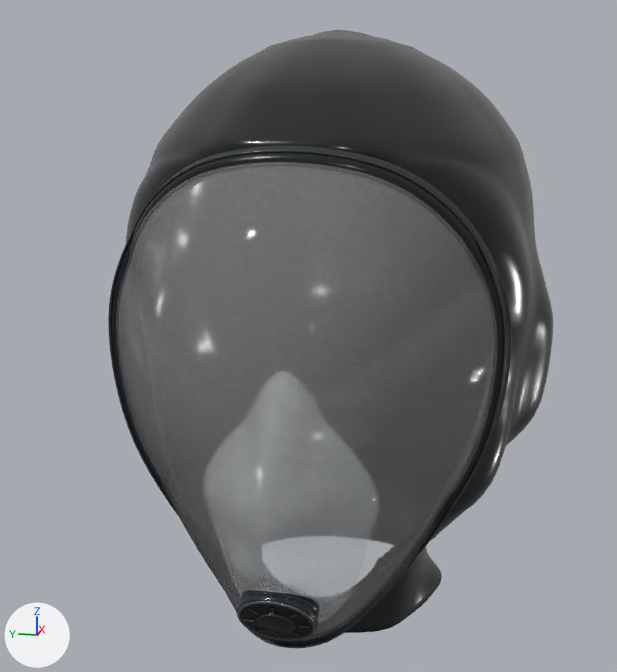
What one commit did to the FBX model assets/SK_CodexScubaMask.fbx.
The view is the same before and after, from a 50 mm lens placed at (-0.327, -0.054, 0.149), pointed at (-0.024, 0.006, 0.073). The lights are fixed; the arrows at lower left show +X, +Y and +Z. The picture after the commit comes second. Where no turn or scale is listed for an object, it has been applied to the vertices.

The older version as bpy lines, for what is in view:
```python
me_sk_codexscubamask_under_chin_cup_001 = bpy.data.meshes.new('SK_CodexScubaMask_under_chin_cup.001')
me_sk_codexscubamask_under_chin_cup_001.from_pydata(...)  # 49049 vertices, 97798 faces; spans x -0.122..0.076, y -0.083..0.083, z -0.042..0.183
me_sk_codexscubamask_under_chin_cup_001.materials.append(mat_m_scuba_silicone)  # black #24282a
me_sk_codexscubamask_under_chin_cup_001.materials.append(mat_m_scuba_polymer)  # black #1f2428
me_sk_codexscubamask_under_chin_cup_001.materials.append(mat_m_scuba_teal)  # black #181d21
me_sk_codexscubamask_under_chin_cup_001.materials.append(mat_m_scuba_tealaccent)  # dark grey #35383a
me_sk_codexscubamask_under_chin_cup_001.materials.append(mat_m_scuba_steel)  # grey #656c73
me_sk_codexscubamask_under_chin_cup_001.materials.append(mat_m_scuba_vent)  # black #0d1012
me_sk_codexscubamask_under_chin_cup_001.materials.append(mat_m_scuba_rubberdetail)  # dark grey #2f3235
me_sk_codexscubamask_under_chin_cup_001.materials.append(mat_m_scuba_nasalcup)  # white #eaeff2
me_sk_codexscubamask_under_chin_cup_001.materials.append(mat_m_scuba_visor)  # white #fcfdfe
me_sk_codexscubamask_under_chin_cup_001.materials.append(mat_m_scuba_valveaccent)  # dark grey #35383a
me_sk_codexscubamask_under_chin_cup_001.materials.append(mat_m_scuba_valvevent)  # black #0d1012
me_sk_codexscubamask_under_chin_cup_001.materials.append(mat_m_scuba_latexhood)  # black #121619
ob_sk_codexscubamask = bpy.data.objects.new('SK_CodexScubaMask', me_sk_codexscubamask_under_chin_cup_001)
ob_sk_codexscubamask.location = (0.0, 0.0, 0.0)
```
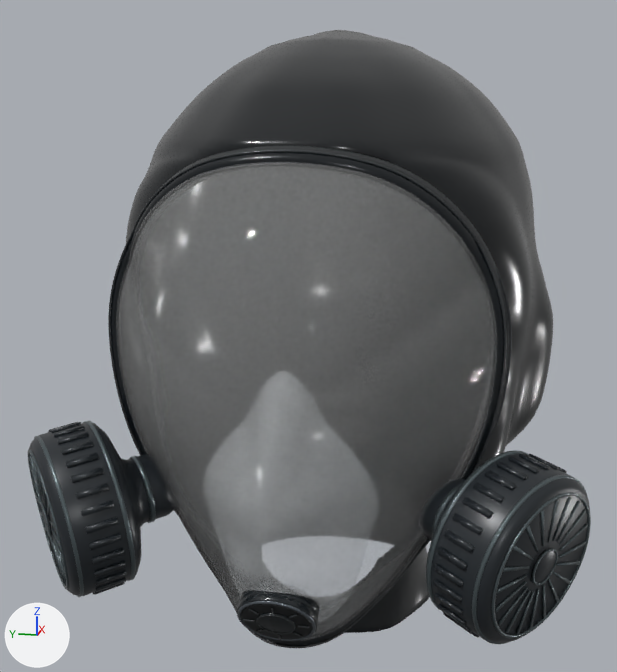
The edits, one by one:
Material 'M_GasMask_FilterBody' (mat_m_gasmask_filterbody) is new.
Its base color is (0.018, 0.023, 0.028) (black #242a2f).
Its metallic is 0.12.
Its roughness is 0.34.
Material 'M_GasMask_FilterAccent' (mat_m_gasmask_filteraccent) is new.
Its base color is (0.11, 0.14, 0.15) (dark grey #5d696c).
Its metallic is 0.65.
Its roughness is 0.3.
me_sk_codexscubamask_under_chin_cup_001 is used by ob_sk_codexscubamask; location (0.0, 0.0, 0.0).
me_sk_codexscubamask_under_chin_cup_001 had 49049 vertices, 97798 faces and spanned x -0.122..0.076, y -0.083..0.083, z -0.042..0.183.
me_sk_codexscubamask_under_chin_cup_001 now has 54017 vertices, 107302 faces and spans x -0.122..0.076, y -0.091..0.091, z -0.042..0.183.
me_sk_codexscubamask_under_chin_cup_001 part 1: 2484 vertices added at x -0.117..-0.064, y -0.091..-0.04, z 0.002..0.057.
me_sk_codexscubamask_under_chin_cup_001 part 2: 2484 vertices added at x -0.117..-0.064, y 0.04..0.091, z 0.002..0.057.
me_sk_codexscubamask_under_chin_cup_001 gains material mat_m_gasmask_filterbody (black #242a2f).
me_sk_codexscubamask_under_chin_cup_001 gains material mat_m_gasmask_filteraccent (dark grey #5d696c).

Location of each change, [x1, y1, x2, y2] in pixels of the pictures (617 x 672 px):
'SK_CodexScubaMask', reshaped (27% wider)
    before: [108, 30, 553, 648]
    after: [27, 30, 591, 648]
part 1 of me_sk_codexscubamask_under_chin_cup_001, added
    after: [421, 450, 591, 644]
part 2 of me_sk_codexscubamask_under_chin_cup_001, added
    after: [27, 421, 175, 597]
